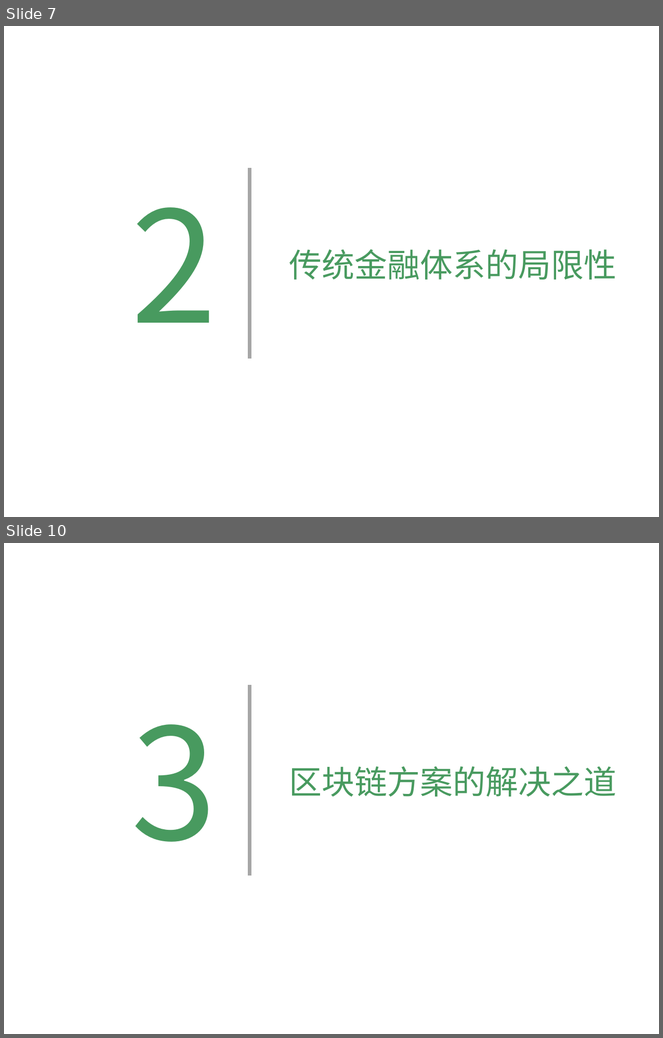
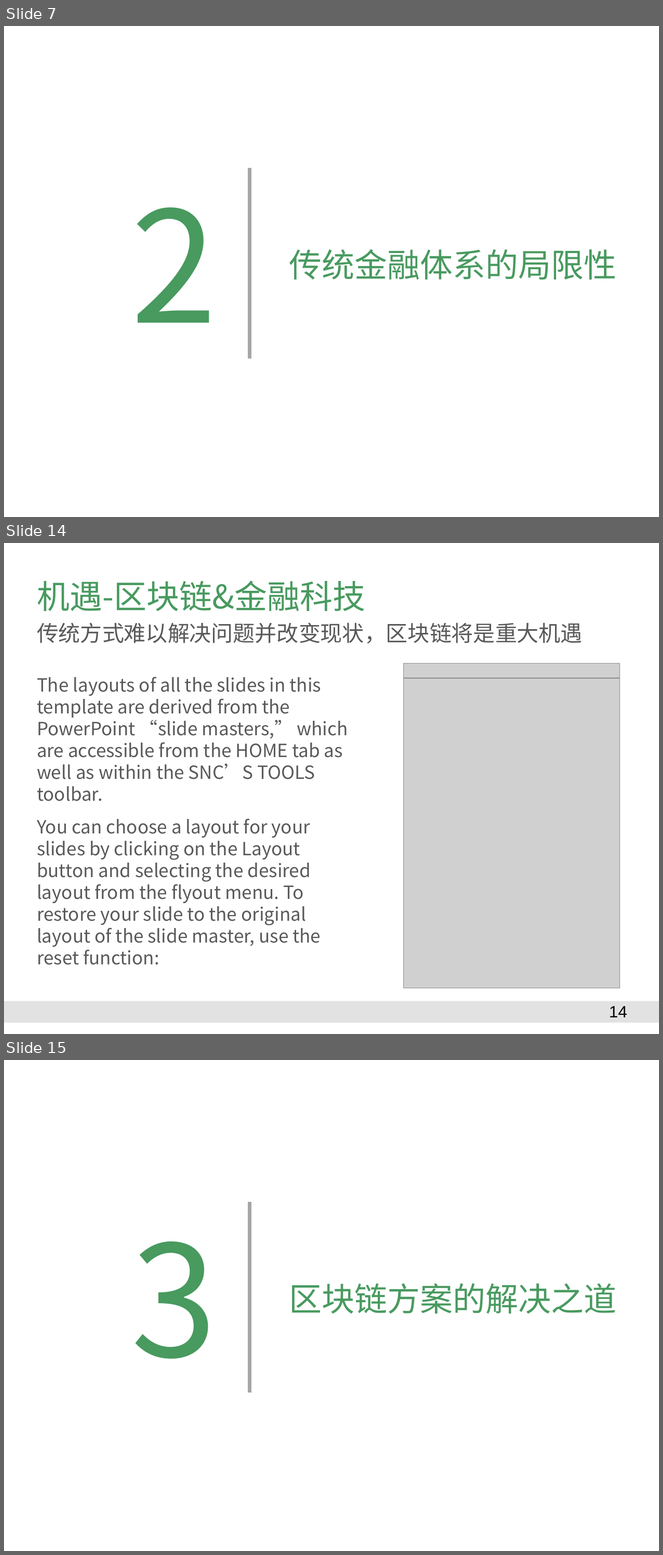
Before and after one commit to Catfeeds/DOC, a slide deck: 阿曼/proposal for Oman.pptx. Shown one above the other, each under a label of ours: slides 7 and 10 before the commit, slides 7, 14 and 15 after it; the slides between them are not shown. The pictures are 663x1038 and 663x1555 pixels, drawn with LibreOffice and Linux fonts; fonts in the diff are those of the drawing; grey boxes stand for pictures; background and template pictures are left out. Boxes give left, top, right and bottom in pixels: in the first picture for what was removed or moved away, otherwise in the second. Text is boxed around its words. In the diff, an @@ line names an element or a change of style, - is before the commit and + after.

```diff
--- a/阿曼/proposal for Oman.pptx
+++ b/阿曼/proposal for Oman.pptx
@@ slide 14 added at (x1=4, y1=543, x2=659, y2=1034), background #FFFFFF @@
@@ title added at (x1=37, y1=580, x2=366, y2=611), 36 pt, text #489A5F @@
+机遇-区块链&金融科技
@@ text added at (x1=37, y1=623, x2=583, y2=643), 24 pt, text #595959 @@
+传统方式难以解决问题并改变现状，区块链将是重大机遇
@@ picture added at (x1=404, y1=664, x2=620, y2=974) @@
@@ text added at (x1=37, y1=677, x2=348, y2=965), 20 pt, text #595959 @@
+The layouts of all the slides in this template are derived from the PowerPoint “slide masters,” which are accessible from the HOME tab as well as within the SNC’S TOOLS toolbar.
+You can choose a layout for your slides by clicking on the Layout button and selecting the desired layout from the flyout menu. To restore your slide to the original layout of the slide master, use the reset function:
@@ picture added at (x1=404, y1=678, x2=620, y2=989) @@
@@ rectangle added at (x1=4, y1=1002, x2=659, y2=1023), fill #E2E2E2 @@
@@ page number added at (x1=609, y1=1006, x2=627, y2=1018), 18 pt, text #000000 @@
+14
@@ what was slide 10 is now slide 15 @@
```
Also in this commit, not shown: 3 slides changed, 7 other slides added, 1 slide removed, 4 other files.
